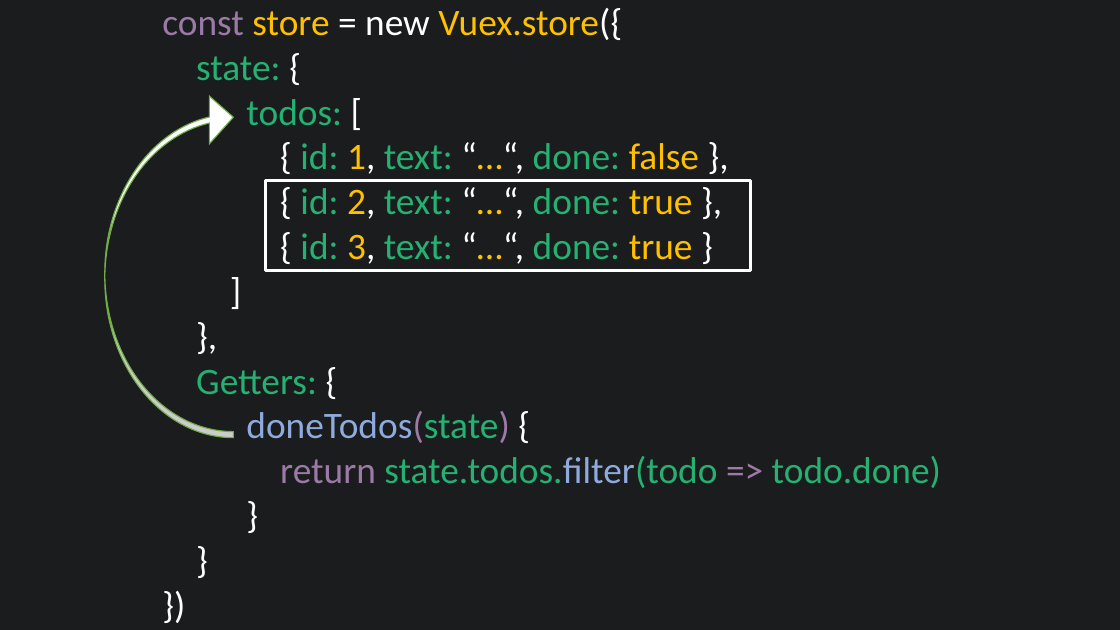
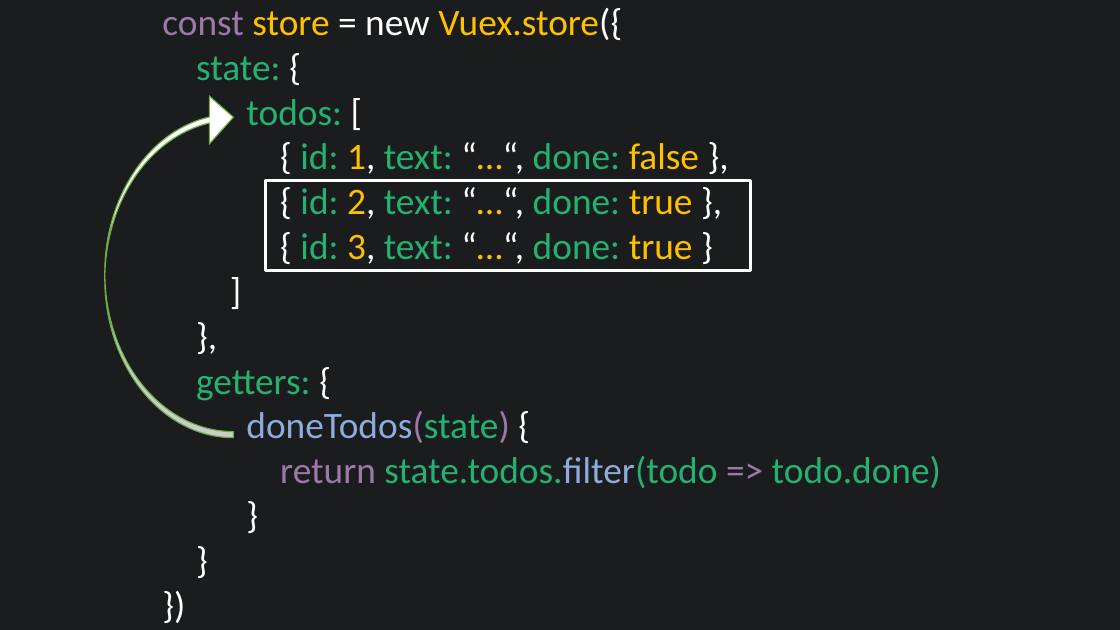
Before and after one commit to Schnitzel128/PBO-Vue, a slide deck: slide 8 of presentation/VUEX.pptx. Drawn at 1120x630 pixels with LibreOffice and Linux fonts; fonts in the diff are those of the drawing. Boxes give left, top, right and bottom in pixels: in the first picture for what was removed or moved away, otherwise in the second. Text is boxed around its words. In the diff, an @@ line names an element or a change of style, - is before the commit and + after.

```diff
--- a/presentation/VUEX.pptx
+++ b/presentation/VUEX.pptx
@@ text at [196, 370, 311, 401]: text changed @@
-Getters: {
+getters: {
```
Also in this commit, not shown: 6 other files.
